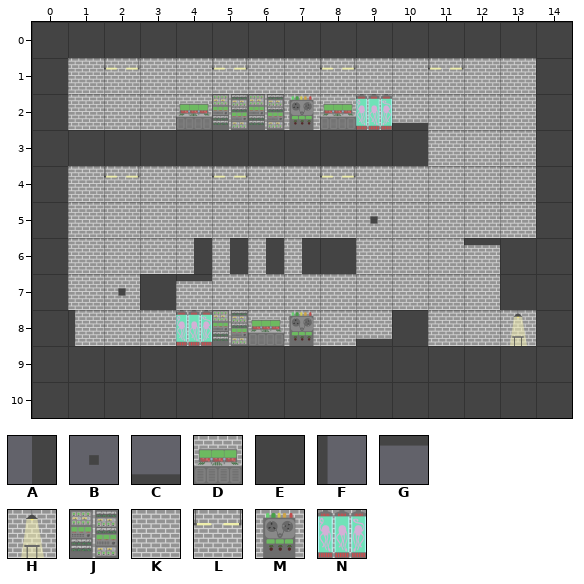
Two states of a Tiled map, Maze Escape/Levels/Level_4.tmx. This is how it looked before the edit.
Cells are 300x300 px. Shown: x 0..14, y 0..10.
Key: from "ElementsTiles-01-01": A 0, B 9, C 10, D 12, E 13, F 22, G 23, H 24, J 25, K 26, L 28, M 31, N 37.
_ is an empty cell, # one hidden under a higher layer.
Layer "Fond" before, first column x 0:
 0 _______________
 1 _KLKKLKKLKKLKK_
 2 _KKKDJJMDNKKKK_
 3 _##########KKK_
 4 _KLKKLKKLKKKKK_
 5 _KKKKKKKKKKKKK_
 6 _KKKKKKK#KKKK#_
 7 _KK#KKKKKKKKK#_
 8 _KKKNJDMKK#KKH_
 9 _______________
10 _______________
Layer "Solide" before, first column x 0:
 0 EEEEEEEEEEEEEEE
 1 E_____________E
 2 E_________C___E
 3 EEEEEEEEEEE___E
 4 E_____________E
 5 E________B____E
 6 E___AAAAE___GEE
 7 E_BEG________EE
 8 EF_______CE___E
 9 EEEEEEEEEEEEEEE
10 EEEEEEEEEEEEEEE
After the commit:
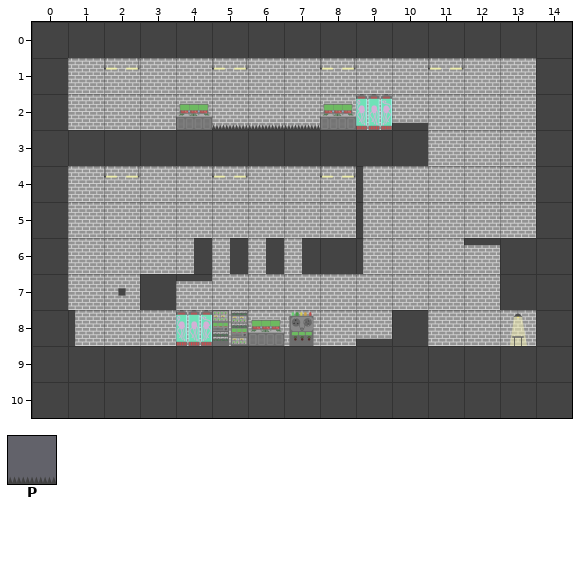
Further tiles: from "Tiles_x3_spikes": P 5.
Edits made:
Layer "Fond":
Tile J gives way to tile K in row 2 at x 5 to 6.
Tile M gives way to tile K in row 2 at x 7.
Layer "Solide":
Tile B gives way to tile F in row 5 at x 9.
The edit adds tile F in row 4 at x 9; in row 6 at x 9.
The edit adds tile P in row 2 at x 5 to 7.
